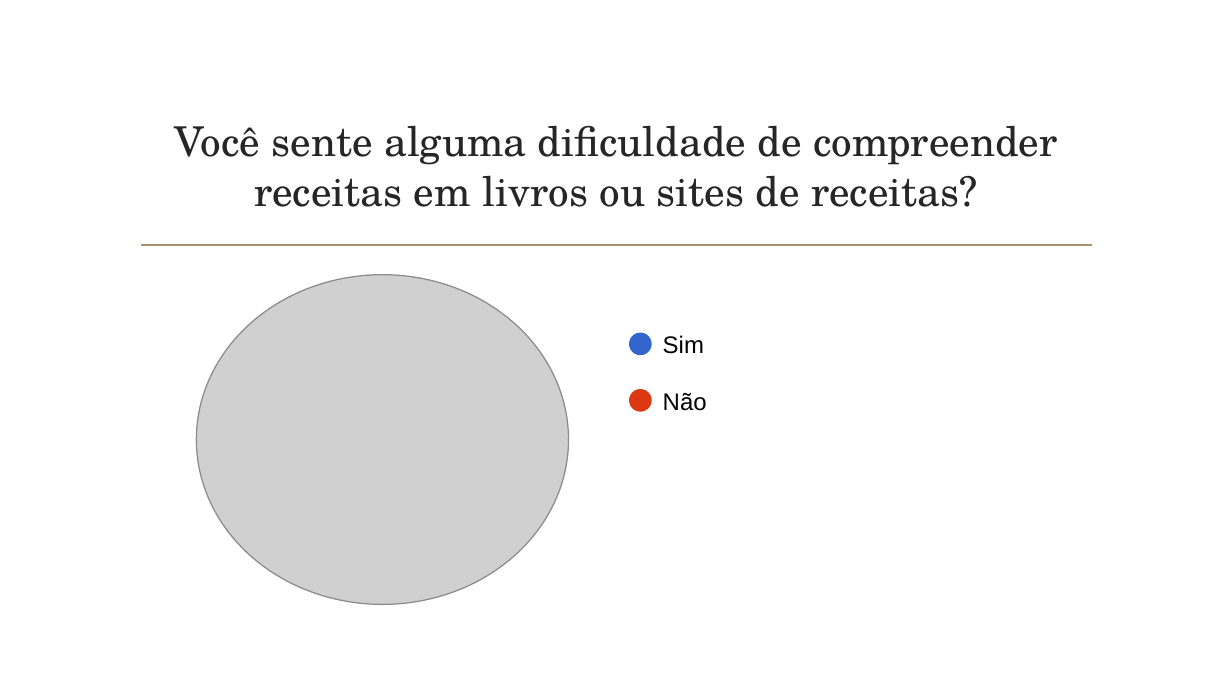
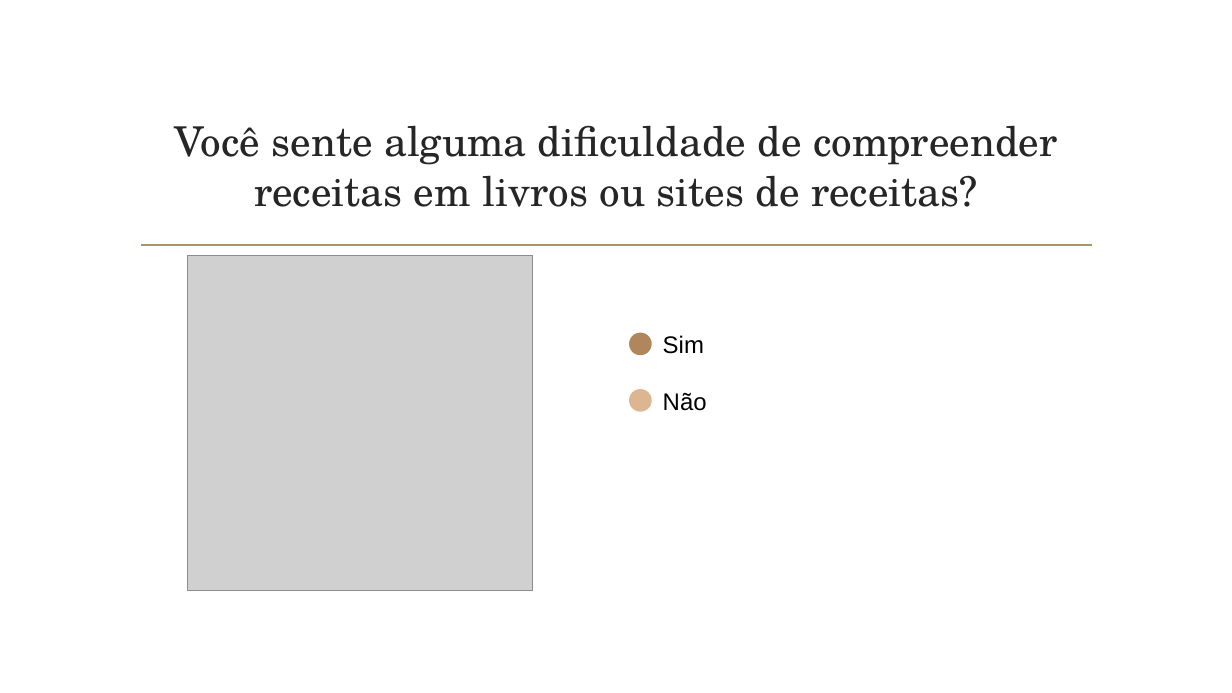
Before and after one commit to papletscook/letscook-doc, a slide deck: slide 9 of projeto/LetsCook_02.pptx. Drawn at 1232x693 pixels with LibreOffice and Linux fonts; fonts in the diff are those of the drawing; grey boxes stand for pictures; background and template pictures are left out. Boxes give left, top, right and bottom in pixels: in the first picture for what was removed or moved away, otherwise in the second. Text is boxed around its words. In the diff, an @@ line names an element or a change of style, - is before the commit and + after.

```diff
--- a/projeto/LetsCook_02.pptx
+++ b/projeto/LetsCook_02.pptx
@@ picture: place and size @@
-picture at bbox=[196, 275, 568, 605]
+picture at bbox=[187, 255, 532, 590]
@@ ellipse at bbox=[630, 334, 650, 355]: fill #3366CC to #B0875C; outline #3366CC 1.25 pt to #B0875C 1.25 pt @@
@@ ellipse at bbox=[630, 391, 650, 411]: fill #DC3912 to #DBB690; outline #DC3912 1.25 pt to #DBB690 1.25 pt @@
```
Also in this commit, not shown: 4 other slides changed, 1 slide added, 1 slide removed, 1 other file.
